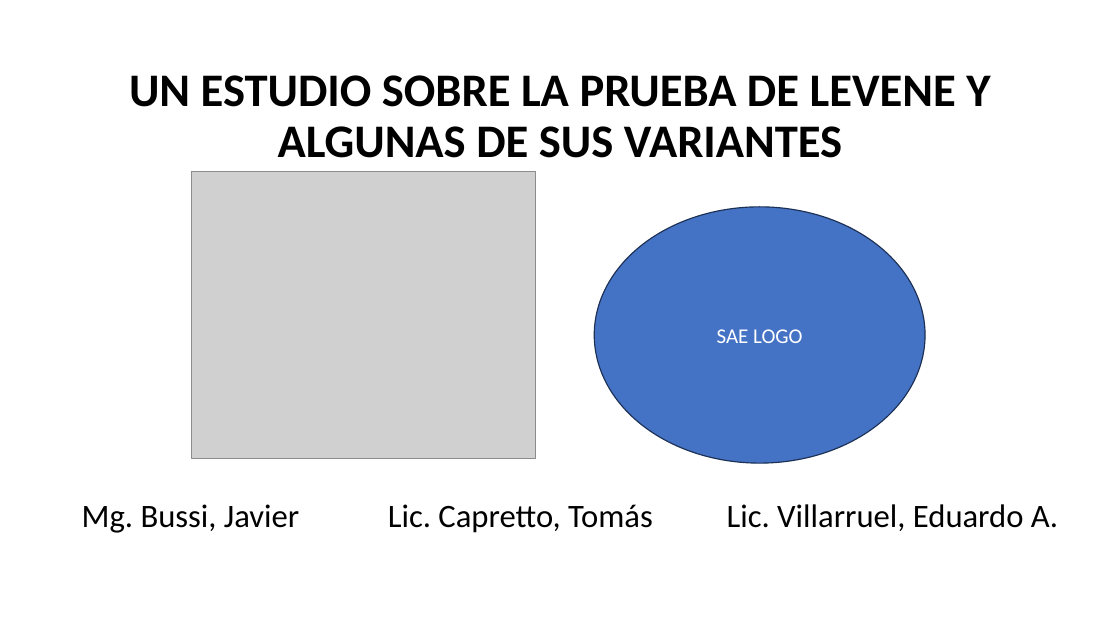
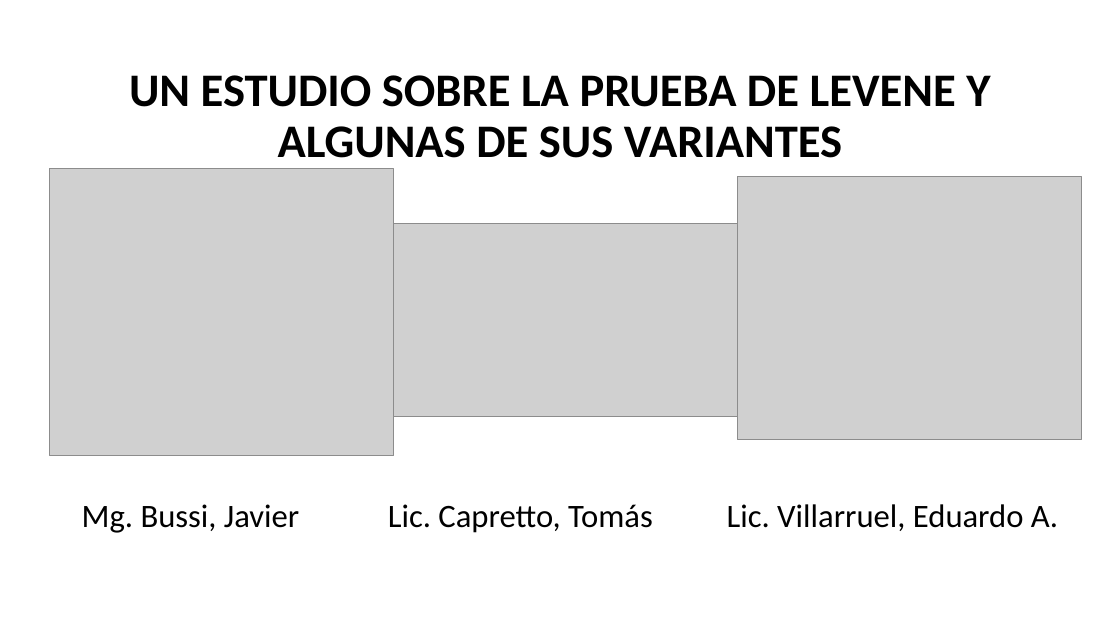
Before and after one commit to TheNaranjero/sae-2026, a slide deck: slide 1 of Presentation1.pptx. Drawn at 1120x630 pixels with LibreOffice and Linux fonts; fonts in the diff are those of the drawing; grey boxes stand for pictures. Boxes give left, top, right and bottom in pixels: in the first picture for what was removed or moved away, otherwise in the second. Text is boxed around its words. In the diff, an @@ line names an element or a change of style, - is before the commit and + after.

```diff
--- a/Presentation1.pptx
+++ b/Presentation1.pptx
@@ picture: place and size @@
-picture at [192, 171, 535, 459]
+picture at [50, 169, 393, 456]
@@ picture added at [738, 176, 1081, 439] @@
@@ ellipse removed at [594, 207, 925, 463] @@
-SAE LOGO
@@ picture added at [394, 223, 738, 417] @@
```
Also in this commit, not shown: 1 other slide changed.
